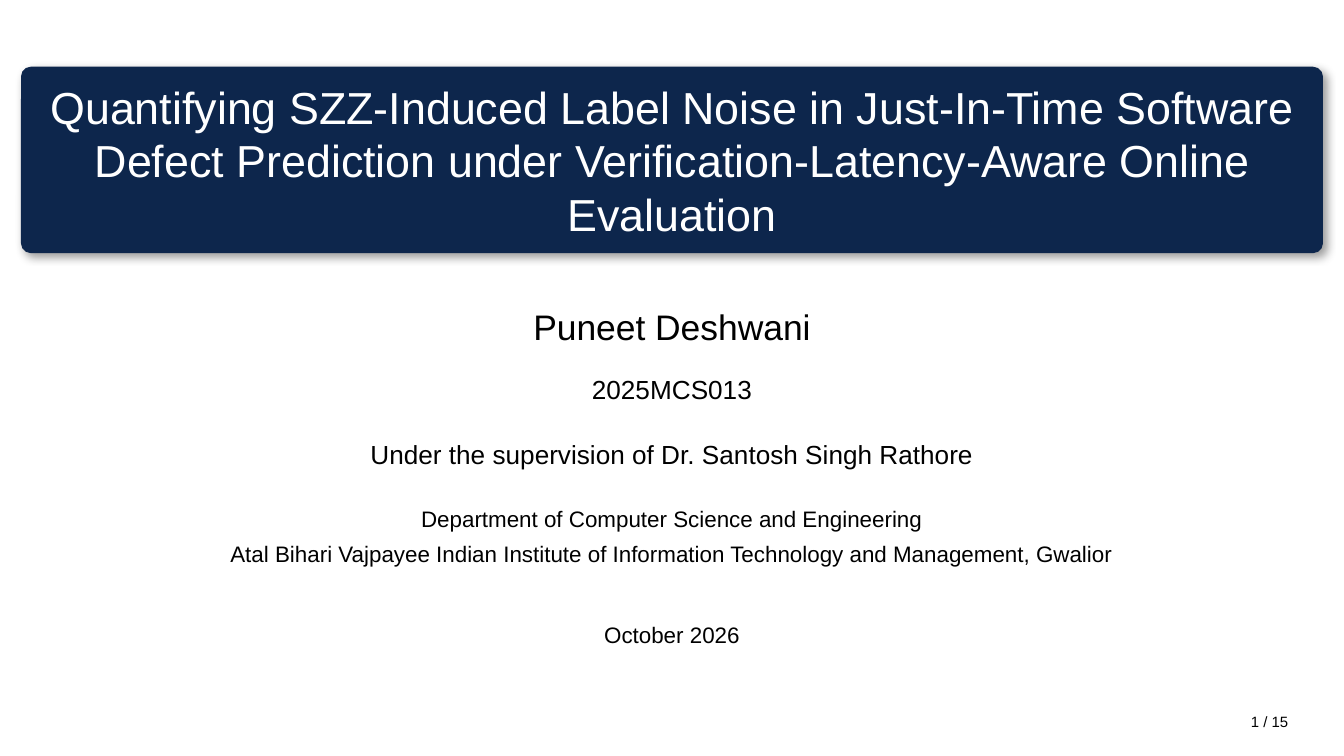
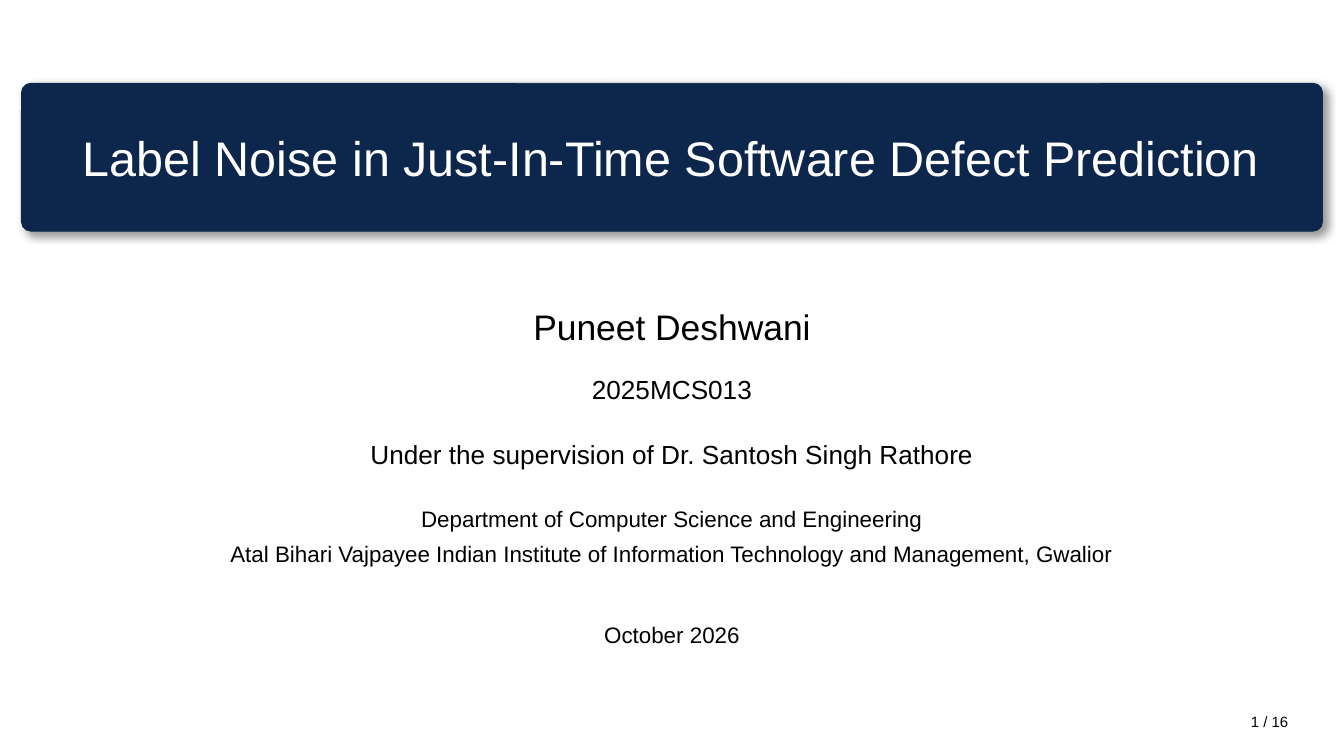
Before and after one commit to itz-puneet/thesis-later, a slide deck: slide 1 of MTP 1/presentation/mtp1_presentation.pptx. Drawn at 1344x756 pixels with LibreOffice and Linux fonts; fonts in the diff are those of the drawing. Boxes give left, top, right and bottom in pixels: in the first picture for what was removed or moved away, otherwise in the second. Text is boxed around its words. In the diff, an @@ line names an element or a change of style, - is before the commit and + after.

Commit message:
Shorten the title, reduce the objectives and add the methodology to the first-stage report
Changes asked for by the supervisor after reviewing the first-stage report
and slides:

- Title is now "Label Noise in Just-In-Time Software Defect Prediction".
- The six objectives are reduced to three main objectives, which are
  stated before the research questions. Each research question names the
  objective it belongs to.
- The first-stage report has a new chapter, "Proposed Methodology",
  written as planned work without results. The closing chapter is
  shortened accordingly and the last paragraph of the abstract is removed.
- The second-stage report uses the same title and objectives and now
  refers to its own work as the second stage.
- Slides: new title, objectives before research questions, methodology
  slides in the first-stage deck, and no timeline slide in that deck.

```diff
--- a/MTP 1/presentation/mtp1_presentation.pptx
+++ b/MTP 1/presentation/mtp1_presentation.pptx
@@ rounded rectangle: place and size @@
-rounded rectangle at [22, 67, 1322, 253]
+rounded rectangle at [22, 83, 1322, 231]
@@ rounded rectangle at [22, 83, 1322, 231]: proportions changed @@
@@ title at [83, 141, 1259, 177]: text changed; size 24 to 26 pt @@
-Quantifying SZZ-Induced Label Noise in Just-In-Time Software Defect Prediction under Verification-Latency-Aware Online Evaluation
+Label Noise in Just-In-Time Software Defect Prediction
@@ text at [1272, 716, 1289, 727]: text changed @@
-/ 15
+/ 16
```
Also in this commit, not shown: 13 other slides changed, 2 slides added, 1 slide removed, 10 other files.
